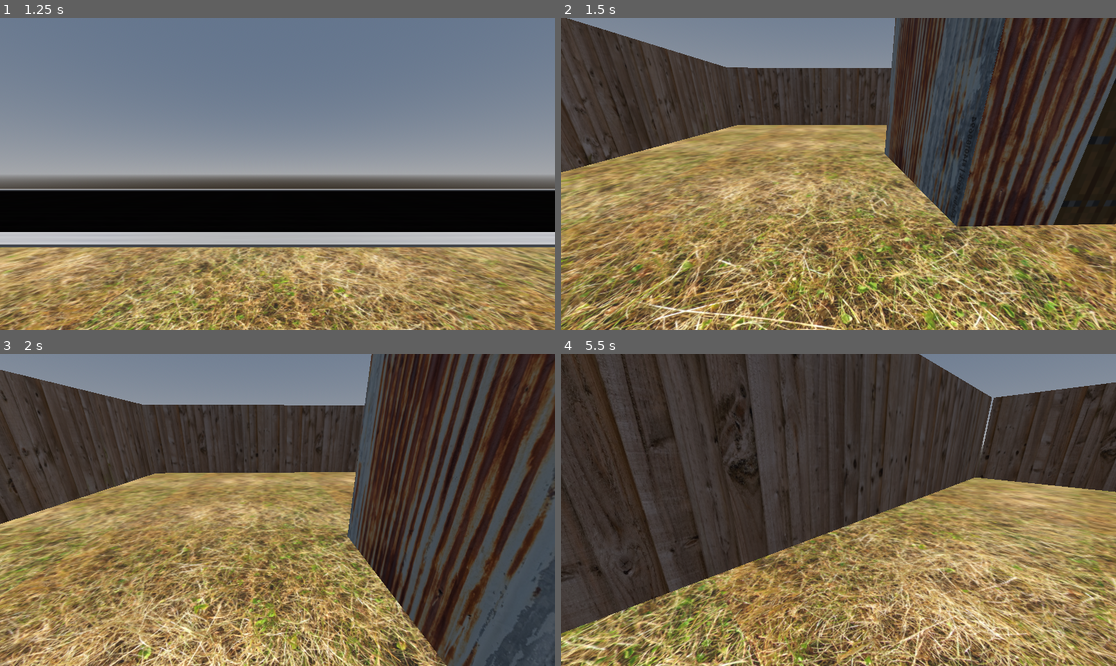
Above: before the commit, frames 1-4 (two rows, left to right).
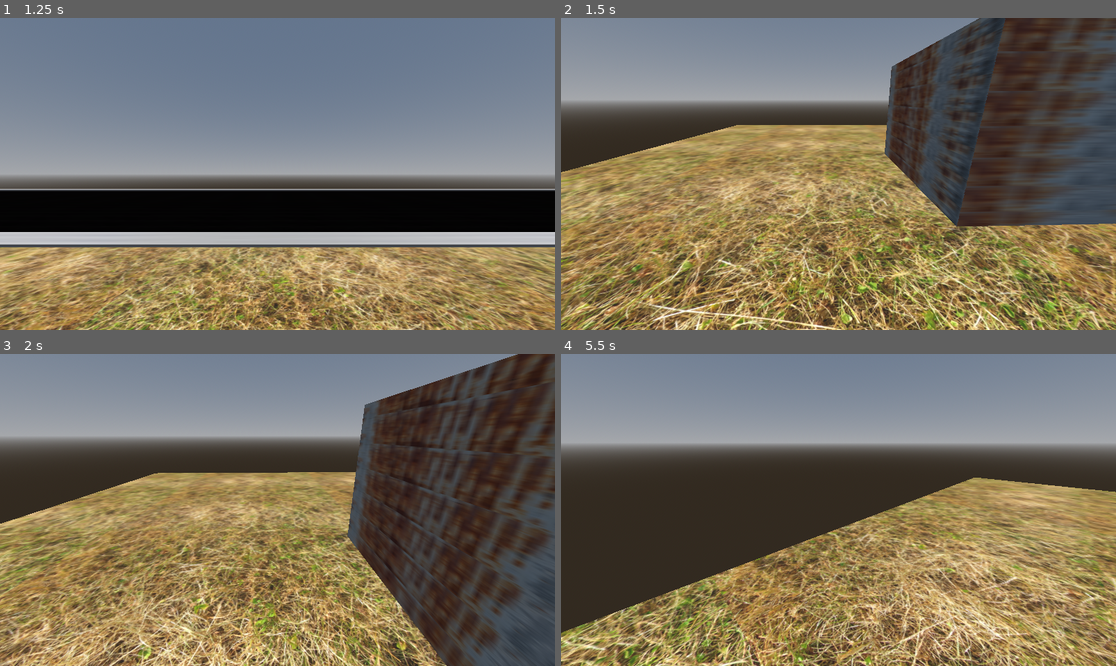
Above: after the commit, the same moments.

Repository: SigHelLun/Famished2
Game: Godot game, scene res://MainMap.tscn
Same seed, same stepped clock (60 frames per second), same inputs: the game is played once before the commit and once after it.
Inputs (mouse positions are in pixels of both pictures, inside the frame that each line leads up to):
- Up to frame 1 (1.25 s): tap Enter (ui_accept) at 0.5, 0.77 s; move the mouse to (399, 158) at 0.52 s; hold D (move_right) from 0.53 s (still down); click (399, 158) at 0.67 s
- Up to frame 2 (1.5 s): move the mouse to (810, 174) at 1.27 s; release D (move_right) at 1.28 s; hold W (move_forward) from 1.28 s (still down)
- Up to frame 3 (2 s): keep holding W (move_forward); tap Enter (ui_accept) at 1.52 s
- Up to frame 4 (5.5 s): keep holding W (move_forward); move the mouse to (849, 503) at 2.02 s; move the mouse to (832, 516) at 2.77 s; tap Enter (ui_accept) at 3.02, 3.5, 3.77, 4.25, 4.52 s; move the mouse to (877, 513) at 3.52 s; move the mouse to (794, 506) at 4.27 s; move the mouse to (844, 510) at 5.02 s

Frame 1 is identical in both runs. In frame 2, 22% of the frame differs, in the area x 0-100%, y 0-67%; in frame 3, 21%; in frame 4, 31%, in the area x 0-100%, y 0-90%.

Commit message:
commit
deleted some stuff

Diff:
--- a/MainMap.tscn
+++ b/MainMap.tscn
@@ -1,10 +1,8 @@
-[gd_scene load_steps=47 format=3 uid="uid://vr7nuhlgeb28"]
+[gd_scene load_steps=34 format=3 uid="uid://vr7nuhlgeb28"]
 
 [ext_resource type="Texture2D" uid="uid://br2o28urbgnmo" path="res://Textures/sidewalkTexture.jpg" id="1_heldy"]
 [ext_resource type="PackedScene" uid="uid://c0x1iwtno5yx1" path="res://player.tscn" id="1_xfn1s"]
 [ext_resource type="Texture2D" uid="uid://bytc26auc21lf" path="res://Textures/AsphaltTexture.jpg" id="2_qy6af"]
-[ext_resource type="Texture2D" uid="uid://cf1ipshrii0ae" path="res://Textures/PlayerHouseDoorTexture.png" id="4_qtkmm"]
-[ext_resource type="Texture2D" uid="uid://b2kyywfhn4k1x" path="res://Textures/FenceTexture.jpg" id="5_2m0q0"]
 [ext_resource type="Texture2D" uid="uid://bqdu3kc53lqo3" path="res://Textures/PlayerHouseGrass.jpg" id="5_5s2pw"]
 [ext_resource type="Texture2D" uid="uid://deqp7yw3jwaj" path="res://Textures/RustyMetalPlayerHouseTexture.jpg" id="6_phhhi"]
 
@@ -40,7 +38,7 @@
 
 [sub_resource type="StandardMaterial3D" id="StandardMaterial3D_up8cc"]
 albedo_texture = ExtResource("6_phhhi")
-uv1_scale = Vector3(0.51, -8.09, 1)
+uv1_scale = Vector3(0.295, -8.09, 1)
 
 [sub_resource type="PlaneMesh" id="PlaneMesh_a6baw"]
 material = SubResource("StandardMaterial3D_up8cc")
@@ -67,42 +65,6 @@
 
 [sub_resource type="ConcavePolygonShape3D" id="ConcavePolygonShape3D_8g1u0"]
 data = PackedVector3Array(1, 0, 1, -1, 0, 1, 1, 0, -1, -1, 0, 1, -1, 0, -1, 1, 0, -1)
-
-[sub_resource type="StandardMaterial3D" id="StandardMaterial3D_iv3hh"]
-albedo_texture = ExtResource("4_qtkmm")
-
-[sub_resource type="PlaneMesh" id="PlaneMesh_ngq2q"]
-material = SubResource("StandardMaterial3D_iv3hh")
-
-[sub_resource type="StandardMaterial3D" id="StandardMaterial3D_g8843"]
-albedo_texture = ExtResource("5_2m0q0")
-uv1_scale = Vector3(9.41, 1, 1)
-
-[sub_resource type="BoxMesh" id="BoxMesh_oem7h"]
-material = SubResource("StandardMaterial3D_g8843")
-
-[sub_resource type="ConcavePolygonShape3D" id="ConcavePolygonShape3D_twhp3"]
-data = PackedVector3Array(-0.5, 0.5, 0.5, 0.5, 0.5, 0.5, -0.5, -0.5, 0.5, 0.5, 0.5, 0.5, 0.5, -0.5, 0.5, -0.5, -0.5, 0.5, 0.5, 0.5, -0.5, -0.5, 0.5, -0.5, 0.5, -0.5, -0.5, -0.5, 0.5, -0.5, -0.5, -0.5, -0.5, 0.5, -0.5, -0.5, 0.5, 0.5, 0.5, 0.5, 0.5, -0.5, 0.5, -0.5, 0.5, 0.5, 0.5, -0.5, 0.5, -0.5, -0.5, 0.5, -0.5, 0.5, -0.5, 0.5, -0.5, -0.5, 0.5, 0.5, -0.5, -0.5, -0.5, -0.5, 0.5, 0.5, -0.5, -0.5, 0.5, -0.5, -0.5, -0.5, 0.5, 0.5, 0.5, -0.5, 0.5, 0.5, 0.5, 0.5, -0.5, -0.5, 0.5, 0.5, -0.5, 0.5, -0.5, 0.5, 0.5, -0.5, -0.5, -0.5, 0.5, 0.5, -0.5, 0.5, -0.5, -0.5, -0.5, 0.5, -0.5, 0.5, 0.5, -0.5, -0.5, -0.5, -0.5, -0.5)
-
-[sub_resource type="StandardMaterial3D" id="StandardMaterial3D_wulnf"]
-albedo_texture = ExtResource("5_2m0q0")
-uv1_scale = Vector3(9.41, 1, 1)
-
-[sub_resource type="BoxMesh" id="BoxMesh_isg16"]
-material = SubResource("StandardMaterial3D_wulnf")
-
-[sub_resource type="ConcavePolygonShape3D" id="ConcavePolygonShape3D_86em5"]
-data = PackedVector3Array(-0.5, 0.5, 0.5, 0.5, 0.5, 0.5, -0.5, -0.5, 0.5, 0.5, 0.5, 0.5, 0.5, -0.5, 0.5, -0.5, -0.5, 0.5, 0.5, 0.5, -0.5, -0.5, 0.5, -0.5, 0.5, -0.5, -0.5, -0.5, 0.5, -0.5, -0.5, -0.5, -0.5, 0.5, -0.5, -0.5, 0.5, 0.5, 0.5, 0.5, 0.5, -0.5, 0.5, -0.5, 0.5, 0.5, 0.5, -0.5, 0.5, -0.5, -0.5, 0.5, -0.5, 0.5, -0.5, 0.5, -0.5, -0.5, 0.5, 0.5, -0.5, -0.5, -0.5, -0.5, 0.5, 0.5, -0.5, -0.5, 0.5, -0.5, -0.5, -0.5, 0.5, 0.5, 0.5, -0.5, 0.5, 0.5, 0.5, 0.5, -0.5, -0.5, 0.5, 0.5, -0.5, 0.5, -0.5, 0.5, 0.5, -0.5, -0.5, -0.5, 0.5, 0.5, -0.5, 0.5, -0.5, -0.5, -0.5, 0.5, -0.5, 0.5, 0.5, -0.5, -0.5, -0.5, -0.5, -0.5)
-
-[sub_resource type="StandardMaterial3D" id="StandardMaterial3D_y7l5h"]
-albedo_texture = ExtResource("5_2m0q0")
-uv1_scale = Vector3(9.41, 1, 1)
-
-[sub_resource type="BoxMesh" id="BoxMesh_ca4fd"]
-material = SubResource("StandardMaterial3D_y7l5h")
-
-[sub_resource type="ConcavePolygonShape3D" id="ConcavePolygonShape3D_gaakb"]
-data = PackedVector3Array(-0.5, 0.5, 0.5, 0.5, 0.5, 0.5, -0.5, -0.5, 0.5, 0.5, 0.5, 0.5, 0.5, -0.5, 0.5, -0.5, -0.5, 0.5, 0.5, 0.5, -0.5, -0.5, 0.5, -0.5, 0.5, -0.5, -0.5, -0.5, 0.5, -0.5, -0.5, -0.5, -0.5, 0.5, -0.5, -0.5, 0.5, 0.5, 0.5, 0.5, 0.5, -0.5, 0.5, -0.5, 0.5, 0.5, 0.5, -0.5, 0.5, -0.5, -0.5, 0.5, -0.5, 0.5, -0.5, 0.5, -0.5, -0.5, 0.5, 0.5, -0.5, -0.5, -0.5, -0.5, 0.5, 0.5, -0.5, -0.5, 0.5, -0.5, -0.5, -0.5, 0.5, 0.5, 0.5, -0.5, 0.5, 0.5, 0.5, 0.5, -0.5, -0.5, 0.5, 0.5, -0.5, 0.5, -0.5, 0.5, 0.5, -0.5, -0.5, -0.5, 0.5, 0.5, -0.5, 0.5, -0.5, -0.5, -0.5, 0.5, -0.5, 0.5, 0.5, -0.5, -0.5, -0.5, -0.5, -0.5)
 
 [sub_resource type="CompressedTexture2D" id="CompressedTexture2D_o3dvn"]
 
@@ -154,7 +116,7 @@
 [node name="PlayerHouse" type="Node3D" parent="."]
 
 [node name="RightWall" type="MeshInstance3D" parent="PlayerHouse"]
-transform = Transform3D(-8.74228e-08, -1, 6.79275e-07, 0, -4.37114e-08, -15.54, 2, -4.37114e-08, 2.96921e-14, -2.11261, 15.5537, 26.017)
+transform = Transform3D(-6.55671e-08, -1, 0, 1.5, -4.37114e-08, 0, 0, 0, 2, -2.11261, 1.025, 26.017)
 mesh = SubResource("PlaneMesh_cfd7j")
 skeleton = NodePath("../..")
 
@@ -164,7 +126,7 @@
 shape = SubResource("ConcavePolygonShape3D_rs0bf")
 
 [node name="BackWall" type="MeshInstance3D" parent="PlayerHouse"]
-transform = Transform3D(2, 0, 0, 0, -4.37114e-08, -15.54, 0, 1, -6.79275e-07, -0.117329, 15.5537, 28.0192)
+transform = Transform3D(2, 0, 0, 0, -4.37114e-08, -1.5, 0, 1, -6.55671e-08, -0.117329, 1.025, 28.0192)
 mesh = SubResource("PlaneMesh_bi4yo")
 
 [node name="StaticBody3D" type="StaticBody3D" parent="PlayerHouse/BackWall"]
@@ -173,7 +135,7 @@
 shape = SubResource("ConcavePolygonShape3D_t3qw5")
 
 [node name="FrontWall" type="MeshInstance3D" parent="PlayerHouse"]
-transform = Transform3D(2, 0, 0, 0, -4.37114e-08, 15.54, 0, -1, -6.79275e-07, -0.124547, 15.5537, 24.0342)
+transform = Transform3D(2, 0, 0, 0, -4.37114e-08, 1.5, 0, -1, -6.55671e-08, -0.124547, 1.025, 24.0342)
 mesh = SubResource("PlaneMesh_a6baw")
 
 [node name="StaticBody3D" type="StaticBody3D" parent="PlayerHouse/FrontWall"]
@@ -182,7 +144,7 @@
 shape = SubResource("ConcavePolygonShape3D_yq1wp")
 
 [node name="LeftWall" type="MeshInstance3D" parent="PlayerHouse"]
-transform = Transform3D(-8.74228e-08, 1, 6.79275e-07, 0, -4.37114e-08, 15.54, 2, 4.37114e-08, 2.96921e-14, 1.87429, 15.5537, 26.0297)
+transform = Transform3D(-8.74228e-08, 1, 6.55671e-08, 0, -4.37114e-08, 1.5, 2, 4.37114e-08, 2.86603e-15, 1.87429, 1.025, 26.0297)
 mesh = SubResource("PlaneMesh_yr04i")
 
 [node name="StaticBody3D" type="StaticBody3D" parent="PlayerHouse/LeftWall"]
@@ -199,39 +161,6 @@
 
 [node name="CollisionShape3D" type="CollisionShape3D" parent="PlayerHouse/PlayerHouseGrass/StaticBody3D"]
 shape = SubResource("ConcavePolygonShape3D_8g1u0")
-
-[node name="Door" type="MeshInstance3D" parent="PlayerHouse"]
-transform = Transform3D(0.67, 0, 0, 0, -4.37114e-08, 1.5, 0, -1, -6.55671e-08, -0.146, 1.52911, 24.027)
-mesh = SubResource("PlaneMesh_ngq2q")
-
-[node name="Fence 😼" type="Node3D" parent="PlayerHouse"]
-
-[node name="LeftFence" type="MeshInstance3D" parent="PlayerHouse/Fence 😼"]
-transform = Transform3D(0.02, 0, 0, 0, 3.5, 0, 0, 0, 20, 9.99881, 1.78126, 25.9883)
-mesh = SubResource("BoxMesh_oem7h")
-
-[node name="StaticBody3D" type="StaticBody3D" parent="PlayerHouse/Fence 😼/LeftFence"]
-
-[node name="CollisionShape3D" type="CollisionShape3D" parent="PlayerHouse/Fence 😼/LeftFence/StaticBody3D"]
-shape = SubResource("ConcavePolygonShape3D_twhp3")
-
-[node name="MiddleFence" type="MeshInstance3D" parent="PlayerHouse/Fence 😼"]
-transform = Transform3D(20, 0, 0, 0, 3.5, 0, 0, 0, 0.02, 0, 1.77585, 35.9844)
-mesh = SubResource("BoxMesh_isg16")
-
-[node name="StaticBody3D" type="StaticBody3D" parent="PlayerHouse/Fence 😼/MiddleFence"]
-
-[node name="CollisionShape3D" type="CollisionShape3D" parent="PlayerHouse/Fence 😼/MiddleFence/StaticBody3D"]
-shape = SubResource("ConcavePolygonShape3D_86em5")
-
-[node name="RightFence" type="MeshInstance3D" parent="PlayerHouse/Fence 😼"]
-transform = Transform3D(0.02, 0, 0, 0, 3.5, 0, 0, 0, 20, -10.0177, 1.76412, 25.9116)
-mesh = SubResource("BoxMesh_ca4fd")
-
-[node name="StaticBody3D" type="StaticBody3D" parent="PlayerHouse/Fence 😼/RightFence"]
-
-[node name="CollisionShape3D" type="CollisionShape3D" parent="PlayerHouse/Fence 😼/RightFence/StaticBody3D"]
-shape = SubResource("ConcavePolygonShape3D_gaakb")
 
 [node name="Street" type="Node3D" parent="."]
 
--- /dev/null
+++ b/Tel_Testzone_Base.gd
@@ -0,0 +1,3 @@
+
+func _on_body_entered(body):
+	get_tree().change_scene_to_file('res://Testzone.tscn')
--- a/tel_test.tscn
+++ /dev/null
@@ -1,40 +0,0 @@
-[gd_scene load_steps=7 format=3 uid="uid://c8kpielebr334"]
-
-[ext_resource type="PackedScene" uid="uid://c0x1iwtno5yx1" path="res://player.tscn" id="1_cve71"]
-
-[sub_resource type="PlaneMesh" id="PlaneMesh_heru7"]
-
-[sub_resource type="ConcavePolygonShape3D" id="ConcavePolygonShape3D_qvcqs"]
-data = PackedVector3Array(1, 0, 1, -1, 0, 1, 1, 0, -1, -1, 0, 1, -1, 0, -1, 1, 0, -1)
-
-[sub_resource type="ProceduralSkyMaterial" id="ProceduralSkyMaterial_kmchk"]
-
-[sub_resource type="Sky" id="Sky_aeaw6"]
-sky_material = SubResource("ProceduralSkyMaterial_kmchk")
-
-[sub_resource type="Environment" id="Environment_jlspu"]
-background_mode = 2
-sky = SubResource("Sky_aeaw6")
-ambient_light_energy = 16.0
-
-[node name="Node3D" type="Node3D"]
-
-[node name="plane" type="MeshInstance3D" parent="."]
-transform = Transform3D(16.9781, 0, 0, 0, 1, 0, 0, 0, 21.902, 0, 0, 0)
-mesh = SubResource("PlaneMesh_heru7")
-
-[node name="StaticBody3D" type="StaticBody3D" parent="plane"]
-
-[node name="CollisionShape3D" type="CollisionShape3D" parent="plane/StaticBody3D"]
-shape = SubResource("ConcavePolygonShape3D_qvcqs")
-
-[node name="CharacterBody3D" parent="." instance=ExtResource("1_cve71")]
-transform = Transform3D(1, 0, 0, 0, 1, 0, 0, 0, 1, 0, 1.22945, 0)
-
-[node name="WorldEnvironment" type="WorldEnvironment" parent="."]
-environment = SubResource("Environment_jlspu")
-
-[node name="DirectionalLight3D" type="DirectionalLight3D" parent="."]
-transform = Transform3D(0.999956, 0.00926933, -0.00167574, 0.00149171, 0.0198249, 0.999802, 0.00930072, -0.999761, 0.0198102, -0.0197587, 5.15335, 0.00104618)
-
-[connection signal="tree_entered" from="CharacterBody3D" to="CharacterBody3D" method="_on_tree_entered"]
